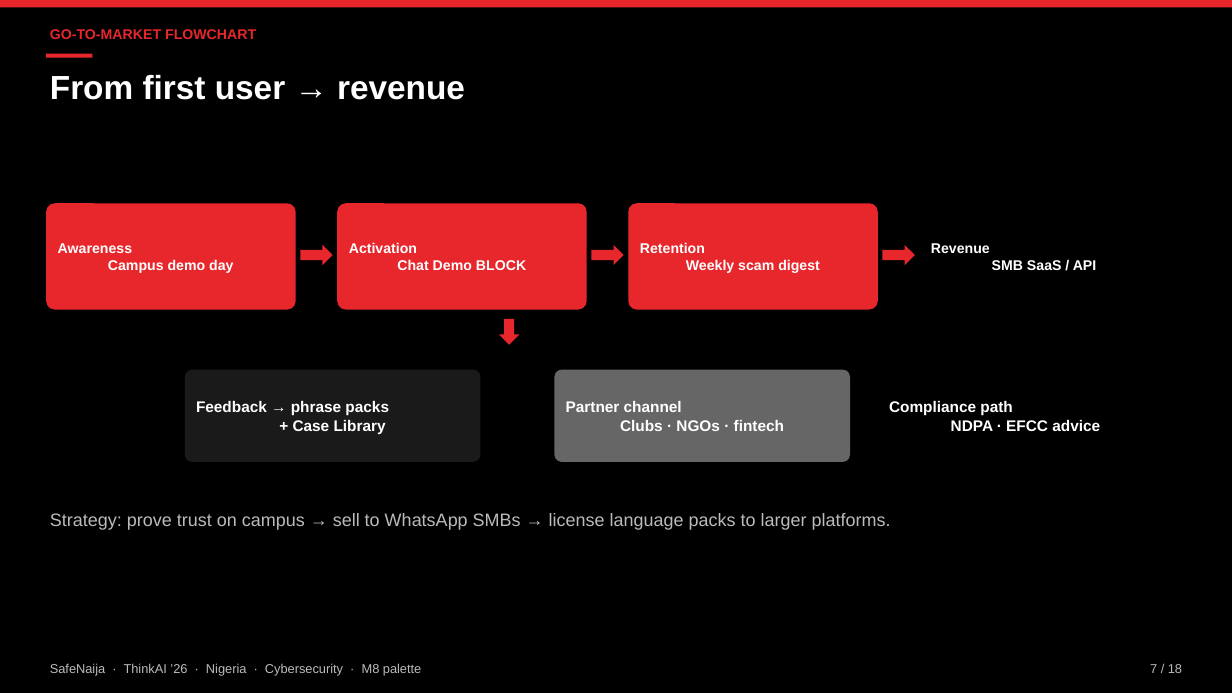
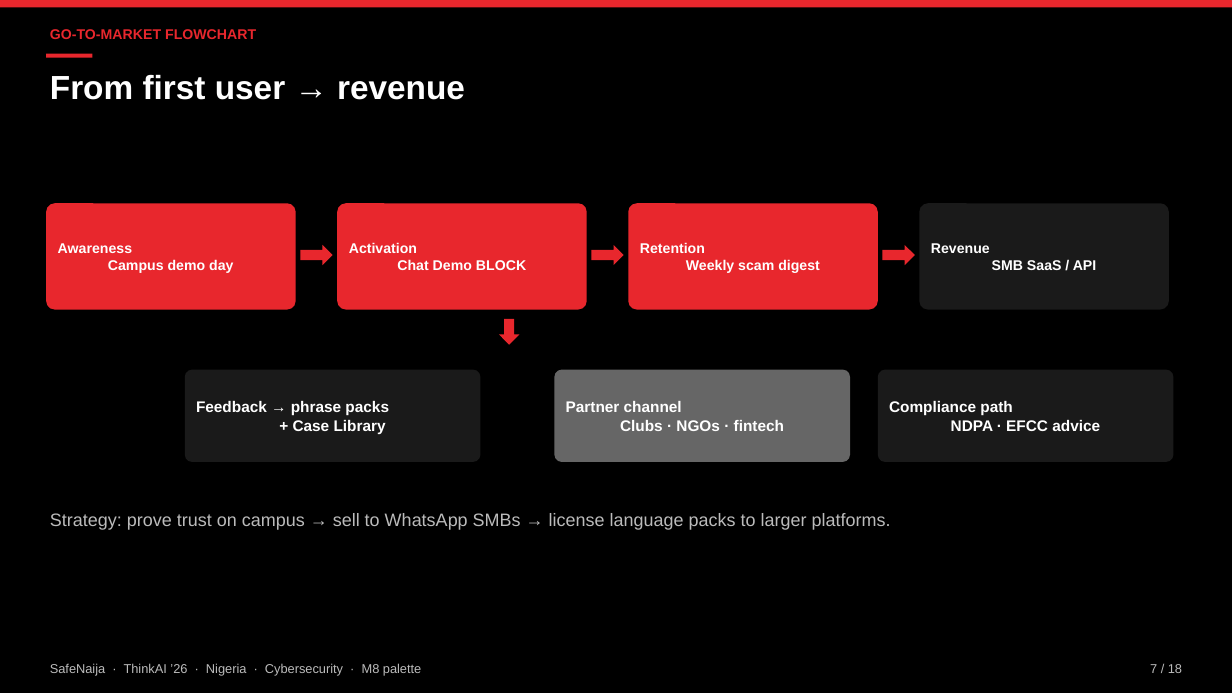
Before and after one commit to Shreeya1-pixel/SafeNajia, a slide deck: slide 7 of outputs/SafeNaija.pptx. Drawn at 1232x693 pixels with LibreOffice and Linux fonts; fonts in the diff are those of the drawing. Boxes give left, top, right and bottom in pixels: in the first picture for what was removed or moved away, otherwise in the second. Text is boxed around its words. In the diff, an @@ line names an element or a change of style, - is before the commit and + after.

```diff
--- a/outputs/SafeNaija.pptx
+++ b/outputs/SafeNaija.pptx
@@ rounded rectangle "Revenue SMB SaaS / API" at [920, 203, 1169, 310]: fill #000000 to #1A1A1A @@
@@ rounded rectangle "Compliance path NDPA · EFCC ..." at [878, 370, 1174, 462]: fill #000000 to #1A1A1A @@
```
Also in this commit, not shown: 4 other slides changed, 1 other file.
